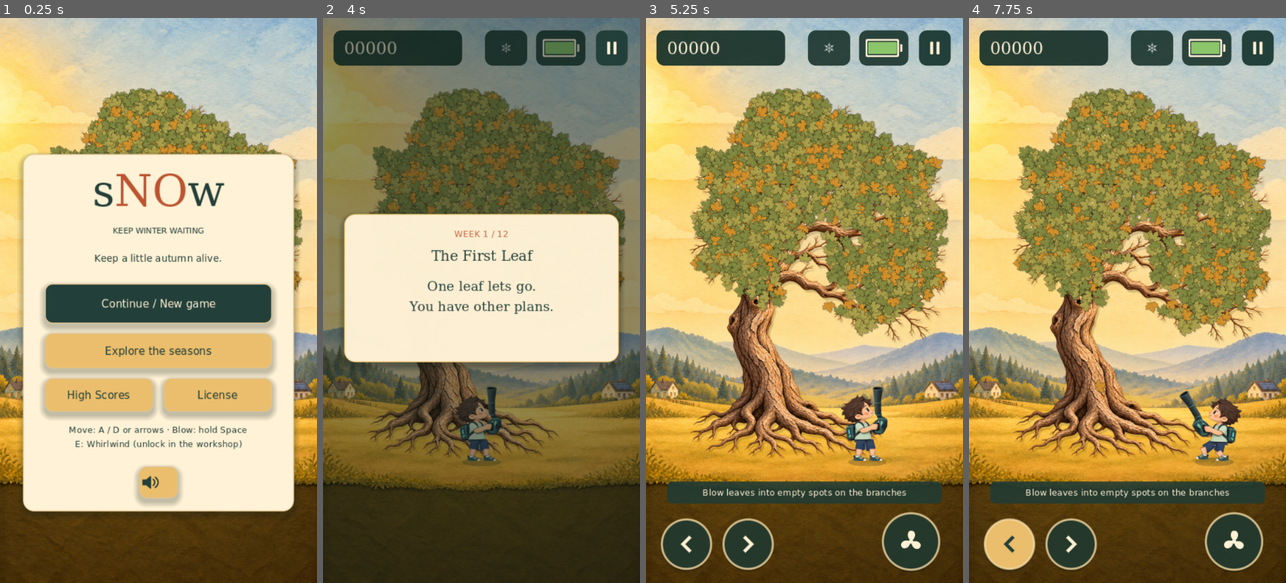
Above: before the commit, frames 1-4 (left to right).
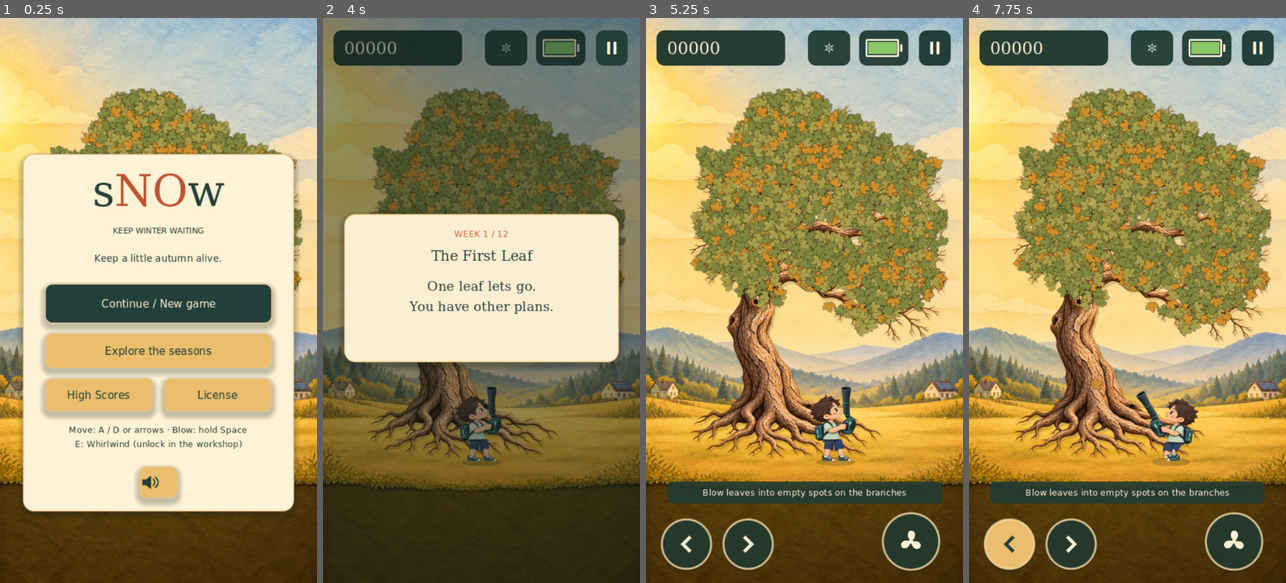
Above: after the commit, the same moments.

Repository: LostCanadian/sNOw
Game: Godot game, scene res://main.tscn
Same seed, same stepped clock (60 frames per second), same inputs: the game is played once before the commit and once after it.
Inputs (mouse positions are in pixels of both pictures, inside the frame that each line leads up to):
- Up to frame 1 (0.25 s): no input
- Up to frame 2 (4 s): click "Continue / New game" at 0.5 s; click "Back to menu" at 1.25 s; click "Continue / New game" at 2 s; click "Slot 1 · New save" at 2.75 s; click "Start week 1" at 3.5 s
- Up to frame 3 (5.25 s): tap Enter at 4.25, 4.35 s; move the mouse to (874, 272) at 4.27 s; hold D 4.28-5 s; click (874, 272) at 4.42 s; tap Space at 4.52 s; drag from (741, 328) to (788, 413) at 5.02 s
- Up to frame 4 (7.75 s): move the mouse to (1159, 176) at 5.77 s; hold D 5.78-6.5 s; tap E at 5.85 s; drag from (1111, 413) to (1032, 215) at 6.52 s; move the mouse to (1222, 385) at 7.27 s; hold A from 7.28 s (still down); tap Keypad Enter at 7.35 s; tap Space at 7.52 s

The runs differ from the first frame. In frame 1, 0.1% of the frame differs, in the area x 36-84%, y 12-25%; in frame 2, 0.1%; in frame 3, 3.8%; in frame 4, 4.1%, in the area x 17-92%, y 12-80%.

Commit message:
Reset level snow, hold endings and keep defeat outfits consistent

Diff:
--- a/scripts/canopy_branch_fill.gd
+++ b/scripts/canopy_branch_fill.gd
@@ -162,4 +162,124 @@
 	Vector4(321,680,728,1.330762),
 	Vector4(842,697,443,1.598931),
 	Vector4(1131,853,766,0.860681),
+	Vector4(670,477,813,0.314766),
+	Vector4(1788,501,705,2.704640),
+	Vector4(598,475,651,1.751506),
+	Vector4(1021,510,717,0.460860),
+	Vector4(674,420,772,0.843263),
+	Vector4(1003,433,649,1.761546),
+	Vector4(1079,507,799,0.841046),
+	Vector4(1255,513,727,-1.021098),
+	Vector4(1096,452,759,1.172236),
+	Vector4(718,557,755,-0.520812),
+	Vector4(1263,462,695,1.092739),
+	Vector4(1593,420,694,2.548049),
+	Vector4(1590,463,600,2.309681),
+	Vector4(1597,539,639,3.375193),
+	Vector4(1514,420,795,1.537838),
+	Vector4(724,555,747,-1.768351),
+	Vector4(868,421,658,2.618832),
+	Vector4(523,569,704,4.667521),
+	Vector4(836,452,754,0.328977),
+	Vector4(1500,487,829,1.039925),
+	Vector4(1657,574,824,-1.189153),
+	Vector4(1519,499,798,0.211440),
+	Vector4(808,531,697,4.711154),
+	Vector4(1249,503,625,2.238777),
+	Vector4(1081,434,767,1.674584),
+	Vector4(1247,546,698,4.179264),
+	Vector4(972,578,759,-1.359933),
+	Vector4(488,471,746,1.629523),
+	Vector4(1706,442,692,1.028913),
+	Vector4(1229,525,654,3.817258),
+	Vector4(1990,464,741,1.231714),
+	Vector4(1259,578,790,-1.472827),
+	Vector4(777,541,600,4.277479),
+	Vector4(797,436,619,1.940462),
+	Vector4(999,529,699,4.143313),
+	Vector4(1699,567,698,5.163660),
+	Vector4(403,473,743,0.003627),
+	Vector4(558,458,829,1.032749),
+	Vector4(1196,477,793,0.336604),
+	Vector4(294,453,775,0.198355),
+	Vector4(974,503,625,3.913494),
+	Vector4(665,525,812,-0.870186),
+	Vector4(326,459,678,2.308963),
+	Vector4(1291,424,681,2.302697),
+	Vector4(1189,420,799,0.004231),
+	Vector4(1658,565,753,-0.175742),
+	Vector4(1090,554,744,-1.286604),
+	Vector4(505,421,665,1.735030),
+	Vector4(351,503,641,3.808341),
+	Vector4(822,570,767,-1.674281),
+	Vector4(331,433,612,2.914123),
+	Vector4(1171,561,612,3.804115),
+	Vector4(1165,553,816,-1.092603),
+	Vector4(988,439,789,1.598730),
+	Vector4(906,433,760,0.440194),
+	Vector4(844,530,646,3.481010),
+	Vector4(1117,575,779,-0.220370),
+	Vector4(511,420,767,0.179056),
+	Vector4(1679,438,689,2.516646),
+	Vector4(963,456,753,0.771514),
+	Vector4(382,504,632,2.618275),
+	Vector4(663,507,711,1.874177),
+	Vector4(1370,443,803,-0.108199),
+	Vector4(1872,432,665,2.360678),
+	Vector4(1245,516,731,-0.026465),
+	Vector4(768,507,720,-0.606523),
+	Vector4(1256,530,731,-0.017957),
+	Vector4(1346,586,737,-1.669970),
+	Vector4(388,564,758,-1.081117),
+	Vector4(588,489,701,2.683695),
+	Vector4(1632,544,737,-1.789562),
+	Vector4(633,553,606,4.103452),
+	Vector4(1876,490,657,2.836141),
+	Vector4(819,609,618,3.388988),
+	Vector4(1005,558,741,-0.187758),
+	Vector4(952,470,665,1.762714),
+	Vector4(1089,453,782,0.781388),
+	Vector4(806,558,682,4.722860),
+	Vector4(678,474,600,1.986091),
+	Vector4(1778,428,636,3.011009),
+	Vector4(1381,448,679,1.783271),
+	Vector4(1515,446,628,2.083814),
+	Vector4(580,472,695,2.733231),
+	Vector4(446,440,600,1.765959),
+	Vector4(698,501,808,0.454842),
+	Vector4(619,501,706,2.277471),
+	Vector4(970,484,691,1.471904),
+	Vector4(323,420,671,2.796908),
+	Vector4(727,545,637,3.130735),
+	Vector4(1693,609,600,3.811510),
+	Vector4(390,558,829,0.228896),
+	Vector4(1416,447,675,1.213291),
+	Vector4(527,448,783,1.330074),
+	Vector4(636,486,829,0.153033),
+	Vector4(1695,567,762,-1.413398),
+	Vector4(459,461,747,1.780747),
+	Vector4(956,454,788,-0.060991),
+	Vector4(802,485,682,2.602511),
+	Vector4(1118,436,627,2.814124),
+	Vector4(311,582,759,-1.819040),
+	Vector4(1499,581,745,-0.371891),
+	Vector4(1694,569,677,3.908446),
+	Vector4(1378,504,809,-0.239298),
+	Vector4(379,521,814,0.627116),
+	Vector4(1372,552,689,3.462769),
+	Vector4(447,528,644,3.900982),
+	Vector4(967,559,683,4.392480),
+	Vector4(1418,452,680,1.359547),
+	Vector4(965,438,810,1.489745),
+	Vector4(513,440,701,1.121925),
+	Vector4(1383,446,758,0.942205),
+	Vector4(686,476,743,1.386551),
+	Vector4(1187,559,829,-1.269812),
+	Vector4(1056,482,695,2.731536),
+	Vector4(949,540,729,-1.195323),
+	Vector4(1595,535,818,-0.716415),
+	Vector4(1550,573,704,5.447229),
+	Vector4(1957,421,783,0.155166),
+	Vector4(380,459,751,1.191790),
+	Vector4(1069,553,638,4.055090),
 ]
--- /dev/null
+++ b/scripts/defeat_regions.gd
@@ -0,0 +1,16 @@
+extends RefCounted
+## Generated by tools/build_defeat_regions.py; original PNG pixels are untouched.
+const RECTS := [
+	Rect2(65,27,239,329),
+	Rect2(428,26,239,331),
+	Rect2(789,26,240,330),
+	Rect2(1152,26,238,331),
+	Rect2(65,388,239,331),
+	Rect2(427,388,239,331),
+	Rect2(790,388,239,330),
+	Rect2(1152,388,238,329),
+	Rect2(65,750,239,330),
+	Rect2(428,738,238,342),
+	Rect2(755,738,274,342),
+	Rect2(1152,738,238,342),
+]
--- a/scripts/loop.gd
+++ b/scripts/loop.gd
@@ -15,7 +15,7 @@
 const CAPTURE_RADIUS := 15.0
 const MAX_ACTIVE := 1500
 const SHED_BATCH := 10
-const BASE_SPEED := 100.0
+const BASE_SPEED := 50.0
 const CAPACITY := 105 # Default weekly allowance. Cumulative loss remains in missed.
 const DIFFICULTIES := [
 	{"name": "Breezy", "capacity": 135, "leaves": 180, "increment": 15, "cadence": 1.15, "wind": 0.70, "fall": 0.88},
--- a/scripts/main.gd
+++ b/scripts/main.gd
@@ -30,6 +30,7 @@
 const UPGRADE_ICONS = preload("res://assets/art/upgrade_icons.png")
 const Upgrades = preload("res://scripts/upgrades.gd")
 const WARDROBE = preload("res://assets/art/wardrobe.png")
+const DEFEAT_WARDROBE = preload("res://assets/art/defeat_wardrobe.png")
 const ENDINGS = preload("res://assets/art/endings.png")
 const SNOWFLAKE = preload("res://assets/art/snowflake.svg")
 const BODY_FONT = preload("res://assets/fonts/DejaVuSans.ttf")
@@ -48,7 +49,9 @@
 const BATTERY_BADGE := Rect2(242, 14, 56, 40)
 const TALLY_DURATION := 2.1
 const FLOWER_DURATION := 3.5
-const VICTORY_HOLD := 2.5
+const VICTORY_HOLD := 5.5
+const DEFEAT_HOLD := 3.0
+const DEFEAT_POSE_DURATION := 0.55
 
 var sim = Loop.new()
 var mode := "title"
@@ -59,6 +62,7 @@
 var pointer_positions: Dictionary = {}
 var elapsed := 0.0
 var ending_time := 0.0
+var defeat_hold_time := 0.0
 var winter_fall = WinterFall.new()
 var winter_batch: MultiMesh
 var winter_shadows: MultiMesh
@@ -107,6 +111,7 @@
 var selected_upgrade := Vector2i(0, 0)
 var upgrade_regions := [Rect2(35, 35, 710, 655), Rect2(755, 20, 810, 640), Rect2(1640, 35, 485, 640)]
 var ending_regions: Array[Rect2] = []
+var defeat_regions: Array[Rect2] = []
 var campaign = Campaign.new()
 var high_scores = HighScores.new()
 var selected_difficulty := 1
@@ -148,6 +153,7 @@
 	winter_renderer=LeafBatch.new([winter_batch,winter_shadows,winter_front,winter_front_shadows])
 	wardrobe_regions = atlas_regions(WARDROBE, 4, 3)
 	ending_regions = atlas_regions(ENDINGS, 2, 1)
+	defeat_regions.assign(preload("res://scripts/defeat_regions.gd").RECTS)
 	update_actor_mesh()
 	for i in range(65):
 		snow.append({"x": ambient_rng.randf_range(0, 360), "y": -20.0, "active": false, "size": ambient_rng.randf_range(1.0, 3.6), "phase": ambient_rng.randf_range(0, TAU)})
@@ -214,8 +220,9 @@
 		ending_time += dt
 		if mode == "lost":
 			winter_fall.step(dt)
+			if winter_fall.finished(): defeat_hold_time += dt
 		if overlay == null:
-			if mode == "lost" and winter_fall.finished(): show_result()
+			if mode == "lost" and winter_fall.finished() and defeat_hold_time >= DEFEAT_HOLD: show_result()
 			elif mode == "won" and ending_time >= FLOWER_DURATION + VICTORY_HOLD:
 				mode = "victory_outro"
 				story_time = 0
@@ -245,7 +252,7 @@
 				"ending_phase": winter_fall.phase, "ending_attached": winter_fall.attached, "ending_air": winter_fall.airborne, "ending_ground": winter_fall.grounded, "snow_cover": winter_fall.cover(),
 				"mode": mode, "score": sim.score, "week": sim.week, "x": sim.x, "charge": sim.charge,
 				"ground_positions": sim.ground_leaves.map(func(leaf): return [leaf.id, leaf.position.x, leaf.position.y, leaf.velocity.x]),
-				"ending_time": ending_time, "flower_progr …(219 unchanged characters)…
+				"defeat_hold_time":defeat_hold_time,"outfit_index":outfit_index(),"snow_active":snow.filter(func(f):return f.active).size(),"ending_time": ending_time, "flower_progr …(219 unchanged characters)…
 				"result_time": result_time, "result_tallied": result_tallied, "result_new_high": result_new_high,
 				"week_rescued": sim.week_rescued, "week_points": sim.score - sim.week_start_score if sim.week_start_score >= 0 else -1,
 				"result_display": result_numbers.map(func(label): return label.text if is_instance_valid(label) else ""),
@@ -1388,6 +1395,9 @@
 
 func advance_snow(dt: float) -> void:
 	var cold:=weather()
+	if cold<=0.55:
+		reset_weather()
+		return
 	var target:=0 if cold<=0.55 else (12 if cold<0.8 else (28 if cold<0.95 else 45))
 	if visual_mode()=="lost" and winter_fall.phase in ["snow","done"]:target=65
 	if reduced_effects:target=mini(target,4)
@@ -1408,6 +1418,7 @@
 
 
 func draw_snow(cold: float, winter: bool) -> void:
+	if cold<=0.55:return
 	for i in range(snow.size()):
 		var f: Dictionary = snow[i]
 		if not f.active:continue
@@ -1462,8 +1473,7 @@
 
 func update_actor_mesh(force := false) -> void:
 	if wardrobe_regions.is_empty(): return
-	var stage: int = clampi(sim.week - 1, 0, 11)
-	if preview_mode: stage = 10 if preview_weather > 0.5 else 0
+	var stage := outfit_index()
 	var region: Rect2 = wardrobe_regions[stage]
 	if not force and region == actor_region:
 		if actor.movement == 0 and not actor.motor and not actor_mesh_active: return
@@ -1473,25 +1483,44 @@
 	actor_mesh_active = actor.movement > 0 or actor.motor
 
 
+func outfit_index() -> int:
+	if preview_mode: return 10 if preview_weather>0.5 else 0
+	return clampi(sim.week-1,0,11)
+
+
+func draw_playing_character(px: float, opacity := 1.0) -> void:
+	var mirror := Transform2D(0,Vector2(actor.direction,1),0,Vector2.ZERO)
+	var transform: Transform2D=Transform2D(0,Vector2(px,Loop.GROUND))*sim.surge_transform()*mirror
+	draw_set_transform_matrix(transform)
+	var tint:=Color(1,1,1,opacity)
+	draw_mesh(actor.limb_mesh,actor.LIMBS,Transform2D.IDENTITY,tint)
+	draw_mesh(actor.mesh,WARDROBE,Transform2D.IDENTITY,tint)
+	draw_set_transform(Vector2.ZERO)
+
+
 func draw_character(winter: bool, victory: bool) -> void:
 	var px: float = 180.0 if visual_mode() in ["title", "preview"] else sim.x
-	draw_set_transform(Vector2(px, Loop.GROUND + 1), 0, Vector2(1, 0.22))
-	draw_circle(Vector2.ZERO, 22, Color(0.12, 0.16, 0.1, 0.24))
+	draw_set_transform(Vector2(px,Loop.GROUND+1),0,Vector2(1,0.22))
+	draw_circle(Vector2.ZERO,22,Color(0.12,0.16,0.1,0.24))
 	draw_set_transform(Vector2.ZERO)
-	if not winter and not victory:
-		var mirror := Transform2D(0, Vector2(actor.direction,1), 0, Vector2.ZERO)
-		var transform: Transform2D = Transform2D(0, Vector2(px,Loop.GROUND)) * sim.surge_transform() * mirror
-		draw_set_transform_matrix(transform)
-		draw_mesh(actor.limb_mesh, actor.LIMBS)
-		draw_mesh(actor.mesh, WARDROBE)
+	if winter:
+		var blend:=smoothstep(0,DEFEAT_POSE_DURATION,ending_time)
+		if blend<1:draw_playing_character(px,1-blend)
+		var region:Rect2=defeat_regions[outfit_index()]
+		var height:=76.0
+		var width:=height*region.size.x/region.size.y
+		draw_set_transform(Vector2(px,Loop.GROUND),0,Vector2(actor.direction,1))
+		draw_texture_rect_region(DEFEAT_WARDROBE,Rect2(-width*PaperActor.ANCHOR.x,-height,width,height),region,Color(1,1,1,blend))
 		draw_set_transform(Vector2.ZERO)
 		return
-	var region: Rect2 = ending_regions[0 if victory else 1]
-	var bob := sin(elapsed * 4.0) * 1.5 if victory and not reduced_effects else 0.0
-	var height := 76.0
-	var width := height * region.size.x / region.size.y
-	var rect := Rect2(px - width * 0.48, Loop.GROUND - height + bob, width, height)
-	draw_texture_rect_region(ENDINGS, rect, region, Color("d8e4eb") if winter else Color.WHITE)
+	if not victory:
+		draw_playing_character(px)
+		return
+	var region:Rect2=ending_regions[0]
+	var bob:=sin(elapsed*4.0)*1.5 if not reduced_effects else 0.0
+	var height:=76.0
+	var width:=height*region.size.x/region.size.y
+	draw_texture_rect_region(ENDINGS,Rect2(px-width*0.48,Loop.GROUND-height+bob,width,height),region)
 
 
 func draw_gust() -> void:
@@ -1691,6 +1720,7 @@
 
 
 func begin_intro() -> void:
+	reset_weather()
 	clear_overlay()
 	clear_input()
 	mode = "intro"
@@ -1739,6 +1769,7 @@
 
 
 func begin_winter_fall() -> void:
+	defeat_hold_time=0
 	winter_fall.begin(sim)
 	winter_renderer.clear()
 	winter_upload_revision=-1
--- a/tests/test_finale.gd
+++ b/tests/test_finale.gd
@@ -40,10 +40,10 @@
 	for item:Vector4 in Loop.Canopy.BranchFill.REPLACEMENTS:
 		branches=branches and image.get_pixel(int(item.y),int(item.z)).a>0.86 and not moved.has(int(item.x))
 		moved[int(item.x)]=true
-	check(branches and moved.size()==160,"middle-right sprays attach to actual painted bark with stable unique slot IDs")
+	check(branches and moved.size()==280,"middle-right sprays attach to actual painted bark with stable unique slot IDs")
 	var baseline=Loop.new()
 	var boots=Loop.new();boots.owned.assign([0,1]);boots.tiers=Loop.Upgrades.counts(boots.owned)
-	check(baseline.stats().speed==100 and boots.stats().speed>=122,"slower starting movement makes two early speed upgrades materially useful")
+	check(baseline.stats().speed==50 and is_equal_approx(boots.stats().speed,61),"slower starting movement makes two early speed upgrades materially useful")
 	for difficulty in range(3):
 		var game=Loop.new(55,difficulty)
 		var valid:=true
--- a/tests/test_ground_story.gd
+++ b/tests/test_ground_story.gd
@@ -44,7 +44,7 @@
 	var pile_speed: float = game.x - before
 	var clear = Loop.new()
 	clear.step(1.0 / 60, 1, false)
-	check(pile_speed < clear.x - 180 and pile_speed > 1, "dense ground leaves create a bounded local slowdown")
+	check(pile_speed < clear.x - 180 and pile_speed > 0.5, "dense ground leaves create a bounded local slowdown")
 	var heights: Array = game.ground_leaves.map(func(leaf): return leaf.position.y)
 	check(heights.max() - heights.min() > 2, "individual leaves form layers rather than one floating row")
 	check(not game.activate_surge(), "surge must first be unlocked in the upgrade tree")
--- a/tests/test_loop.gd
+++ b/tests/test_loop.gd
@@ -15,8 +15,8 @@
 func _initialize() -> void:
 	var game = Loop.new()
 	for i in range(60): game.step(1.0 / 60.0, 1.0, false)
-	check(is_equal_approx(game.x, 280.0), "one second of movement uses logical units")
-	for i in range(60): game.step(1.0 / 60.0, 1.0, false)
+	check(is_equal_approx(game.x, 230.0), "one second of movement uses logical units")
+	for i in range(180): game.step(1.0 / 60.0, 1.0, false)
 	check(game.x == 331.0, "movement remains inside the shared playfield")
 	game = Loop.new()
 	for i in range(370): game.step(1.0 / 60.0, 0.0, true)
@@ -78,7 +78,7 @@
 		for b in range(7):
 			for c in range(7):
 				var s: Dictionary = game.stats([a, b, c])
-				check(s.speed * (1.0 - s.pile_penalty) > 50.0, "all build combinations retain usable movement")
+				check(s.speed * (1.0 - s.pile_penalty) > 25.0, "all build combinations retain usable movement")
 	var first = Loop.new(922)
 	var second = Loop.new(922)
 	for i in range(1200):
--- a/tests/test_progression.gd
+++ b/tests/test_progression.gd
@@ -88,7 +88,7 @@
 				if a + b + c == 12:
 					builds += 1
 					var stats: Dictionary = game.stats([a,b,c])
-					check(stats.speed * (1-stats.pile_penalty) > 50 and stats.burst > 3, "each full-budget build retains mobility and usable battery time")
+					check(stats.speed * (1-stats.pile_penalty) > 25 and stats.burst > 3, "each full-budget build retains mobility and usable battery time")
 	check(builds == 28 and Loop.Upgrades.MAX_RANK * 3 == 30, "thirty nodes support the prior kit comparisons alongside branching builds")
 	var legacy: Dictionary = Campaign.snapshot(Loop.new())
 	legacy.erase("rules")
--- /dev/null
+++ b/tests/test_scene_continuity.gd
@@ -0,0 +1,54 @@
+extends SceneTree
+const Main=preload("res://main.tscn")
+const Loop=preload("res://scripts/loop.gd")
+var checks:=0
+var failures:=0
+func check(ok: bool,message: String) -> void:
+	checks+=1
+	if not ok:failures+=1;push_error("FAIL: "+message)
+func _initialize() -> void:run.call_deferred()
+func run() -> void:
+	var main=Main.instantiate();root.add_child(main);main.set_physics_process(false)
+	main.start_run();main.finish_story()
+	main.sim.week_missed=int(main.sim.capacity()*0.8);main.advance_snow(0.2)
+	check(main.snow.any(func(f):return f.active),"warning pressure enables snowfall")
+	main.snow[0].active=true;main.snow[0].y=220
+	main.sim.status="workshop";main.sim.earned_points=2;main.sim.points=2
+	main.continue_week()
+	check(main.mode=="intro" and main.sim.week==2 and main.snow.all(func(f):return not f.active),"starting the next level clears all surviving warning flakes")
+	main.finish_story();main.advance_snow(2)
+	check(main.snow.all(func(f):return not f.active),"safe opening gameplay cannot display snow")
+	main.sim.week_missed=int(main.sim.capacity()*0.8);main.advance_snow(0.2)
+	check(main.snow.filter(func(f):return f.active).all(func(f):return f.y<0),"new warning snow still enters from the top")
+	for frame in range(25):main.advance_snow(0.1)
+	main.sim.week_missed=0;main.advance_snow(0.01)
+	check(main.snow.all(func(f):return not f.active),"recovering below the danger threshold clears existing snow too")
+	main.sim.week_missed=int(main.sim.capacity()*0.8);main.advance_snow(0.2)
+	check(main.snow.filter(func(f):return f.active).all(func(f):return f.y<0),"warning snowfall cannot reappear halfway down the screen after recovery")
+	main.begin_intro()
+	check(main.snow.all(func(f):return not f.active),"every intro route resets the weather pool")
+	main.sim.status="lost";main.mode="lost";main.clear_overlay();main.begin_winter_fall()
+	main.winter_fall.finish_preview()
+	main._physics_process(main.DEFEAT_HOLD-0.1)
+	check(main.overlay==null,"the finished loss scene remains visible before Results")
+	main.pause_game();var frozen:float=main.defeat_hold_time;main._physics_process(1)
+	check(main.defeat_hold_time==frozen,"pause freezes the post-loss hold")
+	main.resume_game();main._physics_process(0.2)
+	check(main.overlay!=null and main.mode=="lost","loss Results appear only after the extra hold")
+	var matching:bool=main.defeat_regions.size()==12 and main.DEFEAT_WARDROBE.get_image().get_mipmap_count()>0
+	for week in range(1,13):
+		main.sim.week=week;main.mode="play";main.sim.status="playing"
+		var current:int=main.outfit_index()
+		main.mode="lost";main.sim.status="lost"
+		matching=matching and current==week-1 and main.outfit_index()==current and main.defeat_regions[current].size.y>100
+	check(matching,"all twelve defeats select a sad pose matching the level's current outfit")
+	var game=Loop.new()
+	var covered:=true
+	for p in [Vector2(180,255),Vector2(190,260),Vector2(200,270),Vector2(190,280),Vector2(205,285)]:
+		var distance:=INF
+		for slot in game.slots:distance=minf(distance,p.distance_to(slot.position))
+		covered=covered and distance<10
+	check(covered,"the actual central fork gap has nearby foliage throughout its interior")
+	check(main.VICTORY_HOLD>=5.5 and main.DEFEAT_HOLD>=3,"both finished endings get several extra seconds before the next screen")
+	main.queue_free();await process_frame
+	print("Scene continuity: %d checks, %d failures"%[checks,failures]);quit(1 if failures else 0)
--- a/tests/visual_fixture.gd
+++ b/tests/visual_fixture.gd
@@ -137,5 +137,16 @@
 		push_error("Invalid finale studies");quit(1);return
 	file=FileAccess.open("res://test-results/finale-fixture.json",FileAccess.WRITE)
 	file.store_string(JSON.stringify(finale_studies));file.close()
+	var early_outfit=Loop.new(641023,2)
+	var mid_outfit=Loop.new(641023,2)
+	for completed in range(6):
+		mid_outfit.spawned=mid_outfit.week_leaf_count();mid_outfit.step(1.0/60,0,false);mid_outfit.next_week()
+	var transition=Loop.new(641023,2)
+	for missed_leaf in range(60):
+		transition.spawn_leaf();transition.resolve_leaf(transition.leaves[-1],false)
+	transition.leaves.clear();transition.spawned=transition.week_leaf_count();transition.step(1.0/60,0,false)
+	var continuity_studies:={"version":1,"slots":[{"name":"Early outfit study","checkpoint":Campaign.snapshot(early_outfit)}, {"name":"Mid outfit study","checkpoint":Campaign.snapshot(mid_outfit)}, {"name":"Next level study","checkpoint":Campaign.snapshot(transition)}]}
+	if not Campaign.valid_document(continuity_studies):push_error("Invalid continuity studies");quit(1);return
+	file=FileAccess.open("res://test-results/continuity-fixture.json",FileAccess.WRITE);file.store_string(JSON.stringify(continuity_studies));file.close()
 	print("Created validated late-week, boss and workshop UI fixtures.")
 	quit()
Binary file added: assets/art/defeat_wardrobe.png
Not shown, added: assets/art/defeat_wardrobe.png.import
Binary file added: docs/images/defeat-early-outfit.png
Binary file added: docs/images/defeat-hoodie-outfit.png
Binary file changed: docs/images/filled-middle-right-crown.png
Not shown, added: scripts/defeat_regions.gd.uid
Not shown, added: tests/test_scene_continuity.gd.uid
Not shown, changed: assets/ASSET_MANIFEST.md
Not shown, changed: docs/BETA_POLISH.md
Not shown, changed: docs/CAMPAIGN.md
